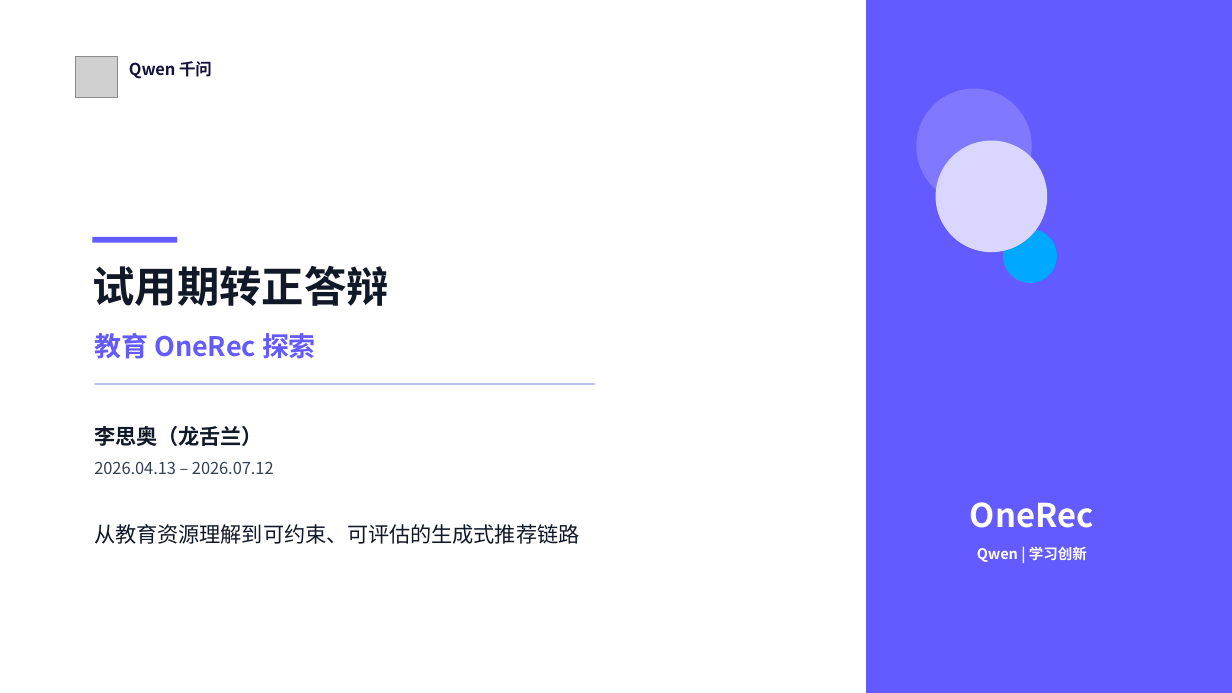
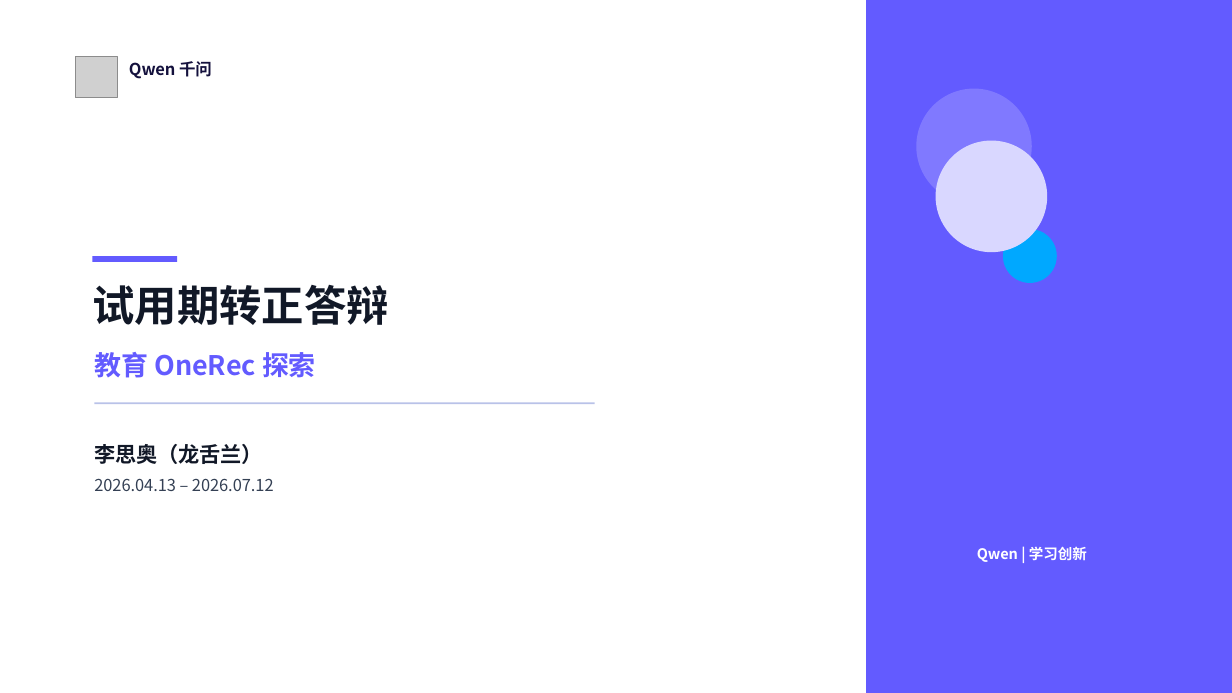
Before and after one commit to lisiaoliao/tequila_presentations, a slide deck: slide 1 of output/sections/01-个人介绍.pptx. Drawn at 1232x693 pixels with LibreOffice and Linux fonts; fonts in the diff are those of the drawing; grey boxes stand for pictures. Boxes give left, top, right and bottom in pixels: in the first picture for what was removed or moved away, otherwise in the second. Text is boxed around its words. In the diff, an @@ line names an element or a change of style, - is before the commit and + after.

```diff
--- a/output/sections/01-个人介绍.pptx
+++ b/output/sections/01-个人介绍.pptx
@@ 4 texts, 2 rectangles: place and size @@
-4 texts, 2 rectangles at (92,237,595,474)
+4 texts, 2 rectangles at (92,256,595,491)
@@ text removed at (970,502,1093,528) @@
-OneRec
@@ text removed at (94,524,579,544) @@
-从教育资源理解到可约束、可评估的生成式推荐链路
```
Also in this commit, not shown: 18 other files.
